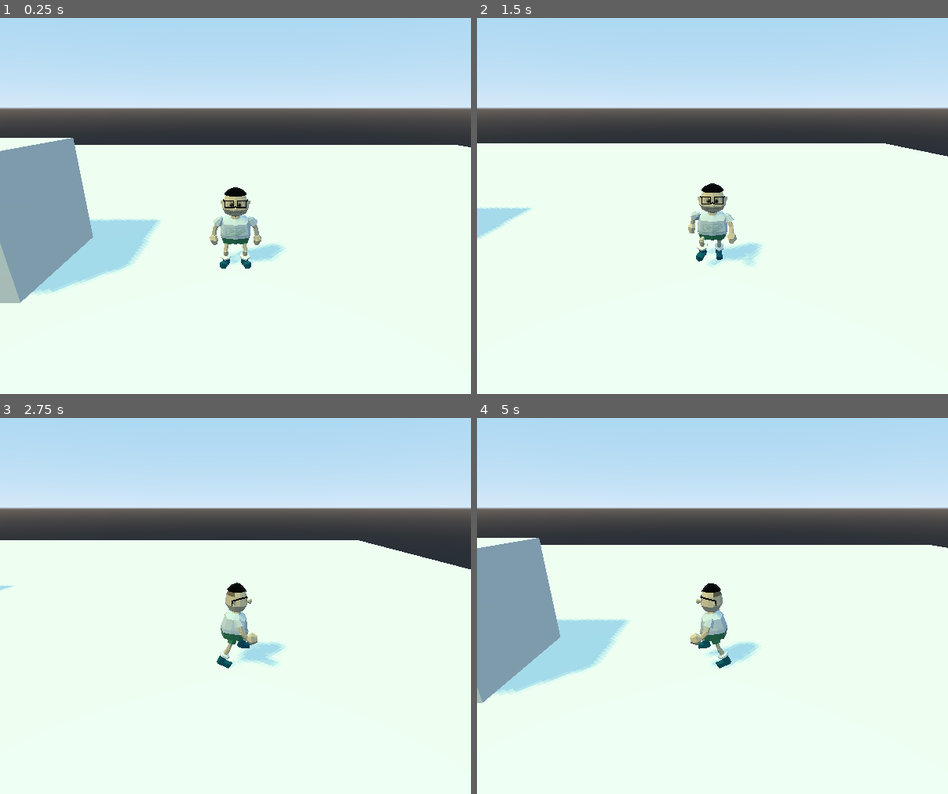
Above: before the commit, frames 1-4 (two rows, left to right).
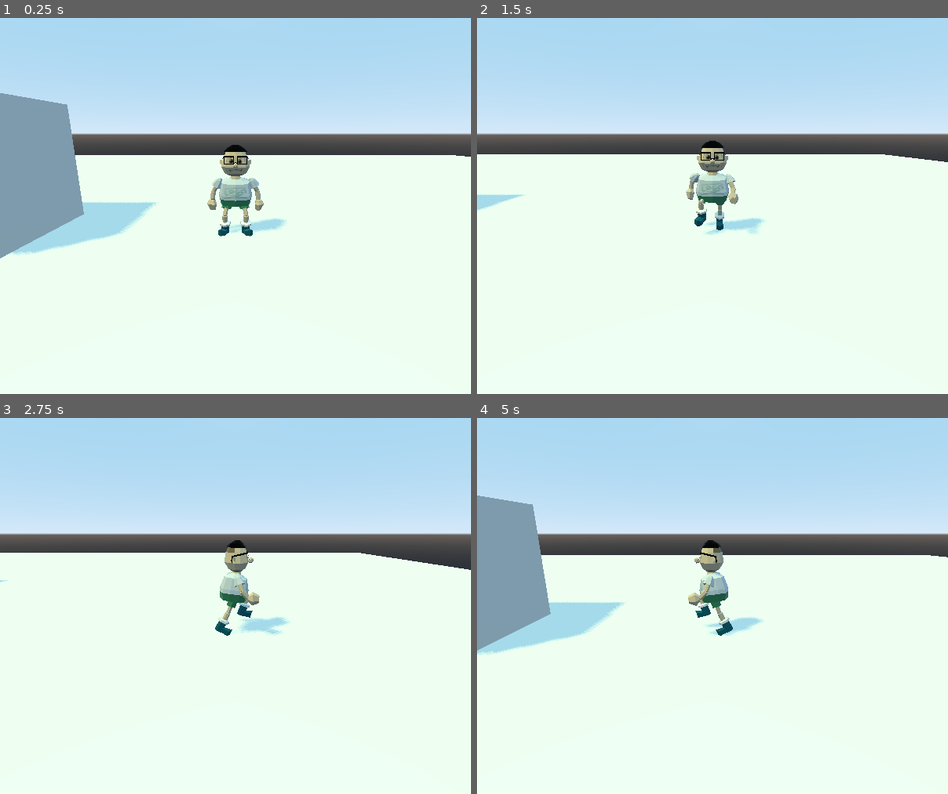
Above: after the commit, the same moments.

Repository: AniMerrill/2D-Girls-Are-Better
Game: Godot game, scene res://test/3DSceneTest.tscn
Same seed, same stepped clock (60 frames per second), same inputs: the game is played once before the commit and once after it. The engine's default icon, where the game draws it, is replaced by a stand-in: a white triangle on a blue panel in a dark square.
Inputs (mouse positions are in pixels of both pictures, inside the frame that each line leads up to):
- Up to frame 1 (0.25 s): no input
- Up to frame 2 (1.5 s): tap Enter at 0.5 s; move the mouse to (816, 187) at 0.52 s; hold Right (ui_right) 0.53-1.28 s; tap Space (ui_accept) at 0.6, 0.77, 1.07, 1.35 s; click (816, 187) at 0.67 s; move the mouse to (618, 224) at 1.27 s; hold Down (ui_down) from 1.28 s (still down)
- Up to frame 3 (2.75 s): tap Space (ui_accept) at 1.52, 1.82, 2.1 s; move the mouse to (282, 523) at 2.02 s; release Down (ui_down) at 2.03 s; hold Right (ui_right) from 2.03 s (still down)
- Up to frame 4 (5 s): move the mouse to (688, 681) at 2.77 s; release Right (ui_right) at 2.78 s; hold Up (ui_up) 2.78-3.53 s; tap Space (ui_accept) at 2.85, 3.02, 3.32, 3.6, 3.77, 4.07, 4.35, 4.52, 4.82 s; click (688, 681) at 2.92 s; move the mouse to (853, 662) at 3.52 s; hold Left (ui_left) from 3.53 s (still down); move the mouse to (571, 549) at 4.27 s

The runs differ from the first frame. In frame 1, 20% of the frame differs, in the area x 0-100%, y 20-76%; in frame 2, 16%; in frame 3, 14%; in frame 4, 19%.

Commit message:
SpeakTrigger fleshed out into extendable class

Diff:
--- a/test/SpeakTrigger.gd
+++ b/objects/SpeakTrigger.gd
@@ -13,6 +13,9 @@
 # determine whether or not to do anything when the player presses the accept
 # button.
 var player_body = null
+# If using custom string insertion (%) you must get a deep copy of text_data
+# before performing the operation, otherwise you will overwrite the stored
+# value.
 var text_data = {}
 var awaiting_response = false
 
@@ -30,7 +33,7 @@
 func _input(_event):
 	if Input.is_action_just_pressed("ui_accept") and not awaiting_response:
 		if player_body is PlayerOverworld:
-			_play_interaction(player_body)
+			_play_interaction()
 		else:
 			# Idk if anything is necessary here
 			pass
@@ -48,7 +51,8 @@
 
 # Intended to be a virtual function that can be overwritten by unique
 # interactable objects/NPCs.
-func _play_interaction(player : PlayerOverworld):
+# warning-ignore:unused_argument
+func _play_interaction():
 	pass
 
 #	# Sample of calling simple dialogue
@@ -59,4 +63,4 @@
 #	else:
 #		yield(Message, "message_finished")
 #
-#	player.allow_input = true
+#	player_body.allow_input = true
--- a/project.godot
+++ b/project.godot
@@ -27,7 +27,7 @@
 "base": "Area",
 "class": "SpeakTrigger",
 "language": "GDScript",
-"path": "res://test/SpeakTrigger.gd"
+"path": "res://objects/SpeakTrigger.gd"
 }, {
 "base": "Reference",
 "class": "TextData",
--- a/test/3DSceneTest.tscn
+++ b/test/3DSceneTest.tscn
@@ -27,9 +27,9 @@
 starting_direction = 2
 
 [node name="Camera" type="Camera" parent="Protag"]
-transform = Transform( 1, 0, 0, 0, 0.939693, 0.34202, 0, -0.34202, 0.939693, 0, 2.5, 4 )
+transform = Transform( 1, 0, 0, 0, 0.965926, 0.258819, 0, -0.258819, 0.965926, 0, 1.5, 4 )
 current = true
-near = 2.5
+near = 0.5
 
 [node name="Environment" type="Spatial" parent="."]
 
@@ -63,6 +63,9 @@
 transform = Transform( 1, 0, 0, 0, 1, 0, 0, 0, 1, -2.43292, 0.32, 5.03337 )
 collision_layer = 2
 collision_mask = 2
+__meta__ = {
+"_edit_group_": true
+}
 
 [node name="Sprite3D" type="Sprite3D" parent="Environment/SpriteTest"]
 billboard = 1
@@ -75,7 +78,6 @@
 light_specular = 0.0
 spot_range = 1.5
 spot_angle = 30.0
-spot_angle_attenuation = 1.0
 
 [node name="CollisionShape" type="CollisionShape" parent="Environment/SpriteTest"]
 shape = SubResource( 5 )
@@ -86,6 +88,35 @@
 [node name="CollisionShape" type="CollisionShape" parent="Environment/SpriteTest/SpeakTrigger"]
 shape = SubResource( 6 )
 
+[node name="SpriteTest2" type="StaticBody" parent="Environment"]
+transform = Transform( 1, 0, 0, 0, 1, 0, 0, 0, 1, -6.0709, 0.32, 5.03337 )
+collision_layer = 2
+collision_mask = 2
+__meta__ = {
+"_edit_group_": true
+}
+
+[node name="Sprite3D" type="Sprite3D" parent="Environment/SpriteTest2"]
+billboard = 1
+texture = ExtResource( 3 )
+
+[node name="SpotLight" type="SpotLight" parent="Environment/SpriteTest2"]
+transform = Transform( 1, 0, 0, 0, -1.62921e-07, 1, 0, -1, -1.62921e-07, 0, 0.32, 0 )
+layers = 2
+light_negative = true
+light_specular = 0.0
+spot_range = 1.5
+spot_angle = 30.0
+
+[node name="CollisionShape" type="CollisionShape" parent="Environment/SpriteTest2"]
+shape = SubResource( 5 )
+
+[node name="SpeakTrigger" type="Area" parent="Environment/SpriteTest2"]
+script = ExtResource( 4 )
+
+[node name="CollisionShape" type="CollisionShape" parent="Environment/SpriteTest2/SpeakTrigger"]
+shape = SubResource( 6 )
+
 [node name="DirectionalLight" type="DirectionalLight" parent="."]
 transform = Transform( -0.503432, 0.729533, -0.462966, -0.583209, 0.108434, 0.805053, 0.637514, 0.675295, 0.370881, -153.754, 84.6776, 0 )
 light_color = Color( 0.364706, 0.282353, 0.0431373, 1 )
--- a/test/TestSpeakTrigger.gd
+++ b/test/TestSpeakTrigger.gd
@@ -1,6 +1,61 @@
 extends SpeakTrigger
+""" Test of extending SpeakTrigger to display a prompt
+
+	"""
+
+
+var response_given := false
+var response := ""
 
 
 func _ready():
 #	print("Override") # Original is automatically called before the override
-	pass
+	# warning-ignore:return_value_discarded
+	Message.connect("prompt_responded", self, "_on_prompt_responded")
+
+
+func _play_interaction():
+	player_body.allow_input = false
+
+	if not response_given:
+		if Message.display_prompt(text_data["prompt_data"]["test_prompt"]):
+			awaiting_response = true
+	else:
+		var text_data_copy = text_data.duplicate(true)
+		var custom_dialogue = text_data_copy["dialogue_data"]["test_responded"]
+
+		custom_dialogue[0] = custom_dialogue[0] % response
+
+		Message.display_dialogue(custom_dialogue)
+		yield(Message, "message_finished")
+		player_body.allow_input = true
+
+
+func _on_prompt_responded(value):
+	if awaiting_response:
+		awaiting_response = false
+
+		match value:
+			0:
+				response = "Yes"
+			1:
+				response = "Double Yes"
+			2:
+				response = "Extra Yes"
+			3:
+				response = "Totally"
+			_:
+				response = "ERROR"
+
+		# If you want to use the string insertion (%) to modify dialogue, you must
+		# get a deep copy of the dictionary or else you will just rewrite into
+		# text data.
+		var text_data_copy = text_data.duplicate(true)
+		var custom_dialogue = text_data_copy["dialogue_data"]["test_size"]
+
+		custom_dialogue[0] = custom_dialogue[0] % [response, "- AniMerrill"]
+
+		Message.display_dialogue(custom_dialogue)
+		yield(Message, "message_finished")
+		response_given = true
+		player_body.allow_input = true
--- a/text_data/en/dialogue_test.json
+++ b/text_data/en/dialogue_test.json
@@ -11,6 +11,12 @@
 		metus. Suspendisse dapibus ligula
 		finibus velit mattis maximus. Cras id ex
 		%s
+		"
+	],
+	"test_responded" : [
+		"
+		You already responded \"%s\"
+		to my question!
 		"
 	]
 },
